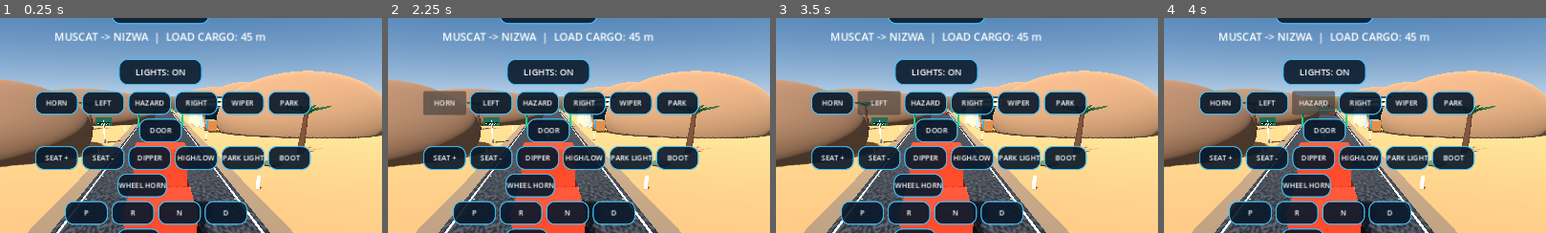
Above: before the commit, frames 1-4 (left to right).
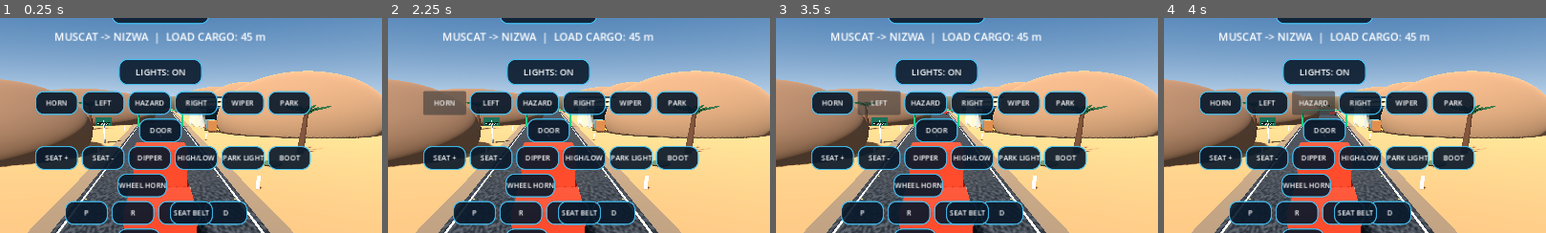
Above: after the commit, the same moments.

Repository: czz495m8zv-code/zayron-simulator
Game: Godot game, scene res://scenes/main/main.tscn
Same seed, same stepped clock (60 frames per second), same inputs: the game is played once before the commit and once after it.
Inputs:
- Up to frame 1 (0.25 s): no input
- Up to frame 2 (2.25 s): click "REAR CAM" at 0.5 s; click "REAR CAM: ON" at 1.25 s; click "HORN" at 2 s
- Up to frame 3 (3.5 s): click "LEFT" at 2.75 s
- Up to frame 4 (4 s): click "HAZARD" at 3.5 s
The pictures show only the part of the screen within x 29-79%, y 8-58%; the shares and areas given below are measured in that part.

The runs differ from the first frame. In frame 1, 0.5% of the frame differs, in the area x 44-56%, y 84-97%; in frame 2, 0.5%; in frame 3, 0.5%; in frame 4, 0.5%.

Commit message:
Add seat belt control and driving warning

Diff:
--- a/scripts/vehicles/prototype_truck.gd
+++ b/scripts/vehicles/prototype_truck.gd
@@ -43,6 +43,7 @@
 var _reverse_lamp_meshes: Array[MeshInstance3D] = []
 var _headlight_button: Button
 var _handbrake_on := false
+var _seatbelt_fastened := false
 var _hazard_on := false
 var _left_indicator_on := false
 var _right_indicator_on := false
@@ -201,6 +202,8 @@
 		var status_parts: Array[String] = []
 		if _handbrake_on:
 			status_parts.append("PARK BRAKE")
+		if absf(_speed) > 0.5 and not _seatbelt_fastened:
+			status_parts.append("SEAT BELT WARNING")
 		if _headlights_on:
 			status_parts.append("HEADLIGHTS")
 		if _hazard_on:
@@ -523,6 +526,7 @@
 	_add_action_button(ui, "N", -4.0, 364.0, "gear_n")
 	_add_action_button(ui, "D", 74.0, 364.0, "gear_d")
 	_add_action_button(ui, "ENGINE", -72.0, 410.0, "engine")
+	_add_action_button(ui, "SEAT BELT", 16.0, 364.0, "seatbelt")
 	if supports_trailer:
 		_add_action_button(ui, "TRAILER", 16.0, 410.0, "trailer")
 		_add_action_button(ui, "LANDING LEGS", 124.0, 410.0, "trailer_legs")
@@ -604,6 +608,9 @@
 			_set_gear("D")
 		"rear_camera":
 			_toggle_rear_camera(button)
+		"seatbelt":
+			_seatbelt_fastened = not _seatbelt_fastened
+			button.text = "BELT: FASTENED" if _seatbelt_fastened else "SEAT BELT"
 		"engine":
 			_engine_running = not _engine_running
 			button.text = "ENGINE: ON" if _engine_running else "ENGINE: OFF"
